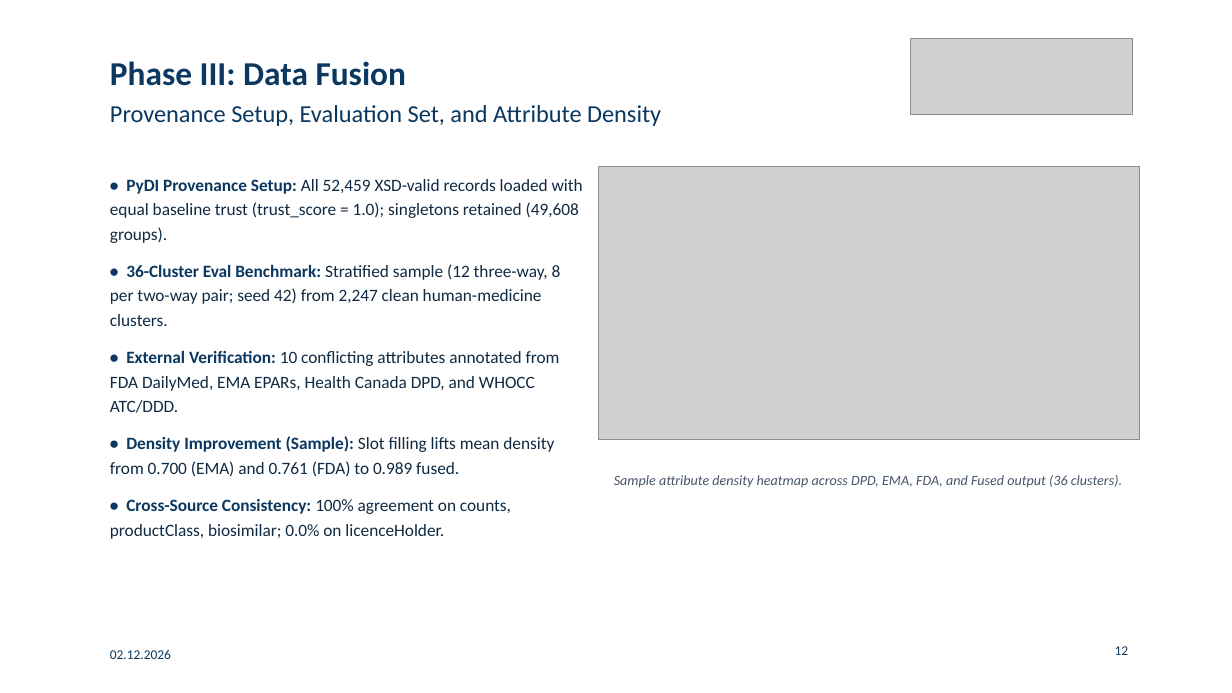
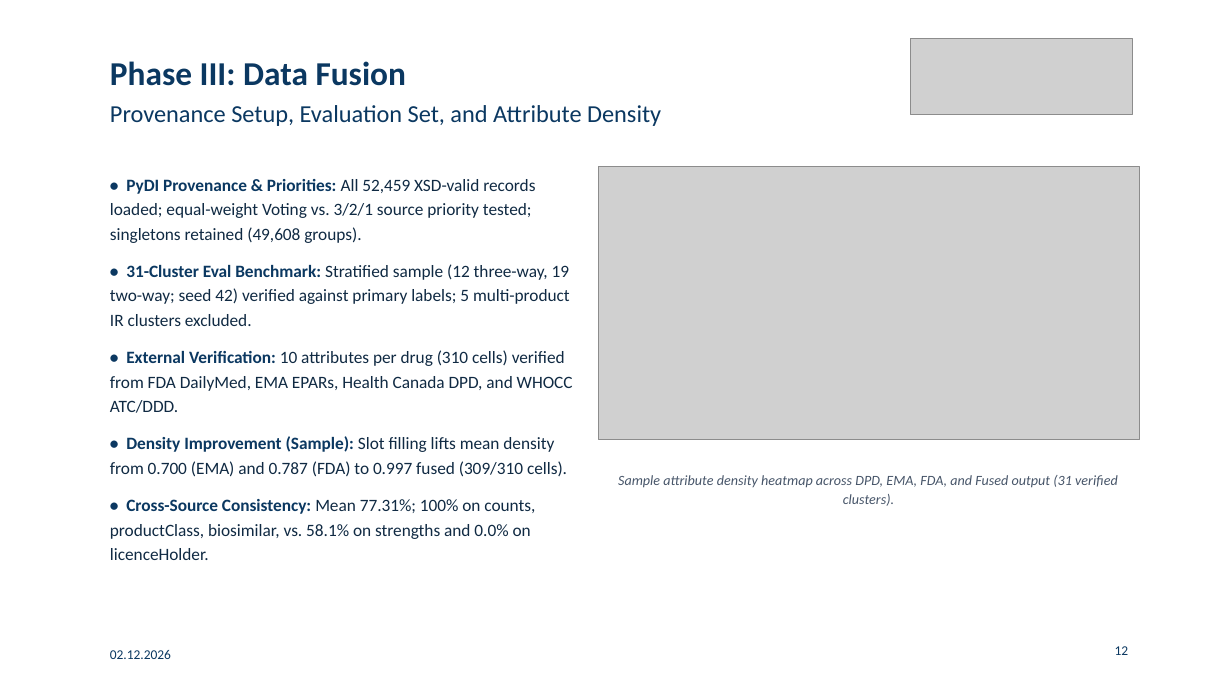
Before and after one commit to gabegagster/wdi-drug-integration, a slide deck: slide 12 of docs/presentation/wdi_drug_integration_presentation.pptx. Drawn at 1232x693 pixels with LibreOffice and Linux fonts; fonts in the diff are those of the drawing; grey boxes stand for pictures. Boxes give left, top, right and bottom in pixels: in the first picture for what was removed or moved away, otherwise in the second. Text is boxed around its words. In the diff, an @@ line names an element or a change of style, - is before the commit and + after.

```diff
--- a/docs/presentation/wdi_drug_integration_presentation.pptx
+++ b/docs/presentation/wdi_drug_integration_presentation.pptx
@@ text at bbox=[110, 179, 573, 560]: text changed @@
-• PyDI Provenance Setup: All 52,459 XSD-valid records loaded with equal baseline trust (trust_score = 1.0); singletons retained (49,608 groups).
-• 36-Cluster Eval Benchmark: Stratified sample (12 three-way, 8 per two-way pair; seed 42) from 2,247 clean human-medicine clusters.
-• External Verification: 10 conflicting attributes annotated from FDA DailyMed, EMA EPARs, Health Canada DPD, and WHOCC ATC/DDD.
-• Density Improvement (Sample): Slot filling lifts mean density from 0.700 (EMA) and 0.761 (FDA) to 0.989 fused.
-• Cross-Source Consistency: 100% agreement on counts, productClass, biosimilar; 0.0% on licenceHolder.
+• PyDI Provenance & Priorities: All 52,459 XSD-valid records loaded; equal-weight Voting vs. 3/2/1 source priority tested; singletons retained (49,608 groups).
+• 31-Cluster Eval Benchmark: Stratified sample (12 three-way, 19 two-way; seed 42) verified against primary labels; 5 multi-product IR clusters excluded.
+• External Verification: 10 attributes per drug (310 cells) verified from FDA DailyMed, EMA EPARs, Health Canada DPD, and WHOCC ATC/DDD.
+• Density Improvement (Sample): Slot filling lifts mean density from 0.700 (EMA) and 0.787 (FDA) to 0.997 fused (309/310 cells).
+• Cross-Source Consistency: Mean 77.31%; 100% on counts, productClass, biosimilar, vs. 58.1% on strengths and 0.0% on licenceHolder.
@@ text at bbox=[618, 475, 1118, 506]: text changed @@
-Sample attribute density heatmap across DPD, EMA, FDA, and Fused output (36 clusters).
+Sample attribute density heatmap across DPD, EMA, FDA, and Fused output (31 verified clusters).
```
Also in this commit, not shown: 9 other slides changed, 13 other files.
